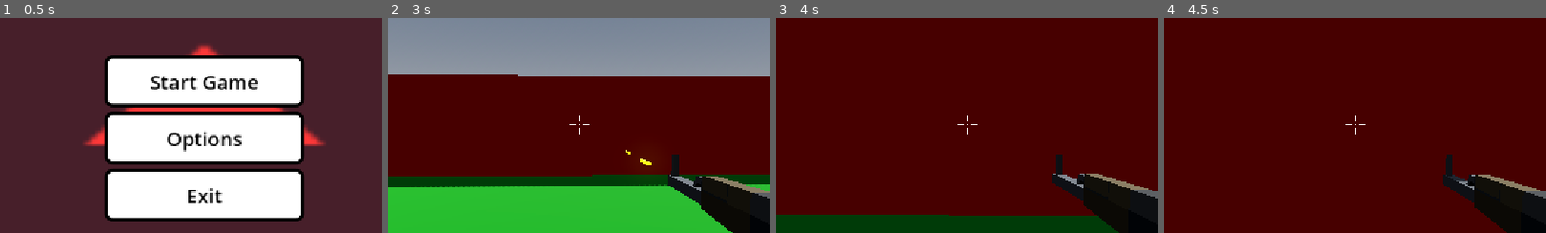
Above: before the commit, frames 1-4 (left to right).
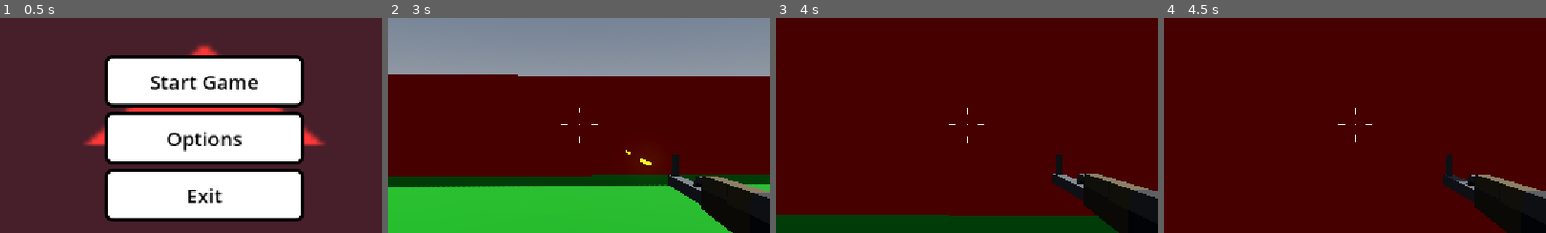
Above: after the commit, the same moments.

Repository: LaMemes10/dreamGame
Game: Godot game, scene res://scenes/mainMenu.tscn
Same seed, same stepped clock (60 frames per second), same inputs: the game is played once before the commit and once after it. The engine's default icon, where the game draws it, is replaced by a stand-in: a white triangle on a blue panel in a dark square.
Inputs (mouse positions are % of the whole screen's width and height, from its top left):
- Up to frame 1 (0.5 s): no input
- Up to frame 2 (3 s): click "Start Game" at 0.5 s; tap Enter (ui_accept) at 1.25, 1.52, 2.27 s; move the mouse to (55, 50) at 1.27 s; press the mouse at (55, 50) at 1.28 s; hold W (forward) from 1.28 s (still down); move the mouse to (45, 50) at 2.02 s; release the mouse at (45, 50) at 2.03 s; tap Shift (sprint) at 2.1 s; move the mouse to (52, 48) at 2.77 s; press the mouse at (52, 48) at 2.78 s
- Up to frame 3 (4 s): keep holding W (forward); move the mouse to (49, 52) at 3.52 s; release the mouse at (49, 52) at 3.53 s; tap Shift (sprint) at 3.6 s; tap Enter (ui_accept) at 3.77 s
- Up to frame 4 (4.5 s): keep holding W (forward); move the mouse to (57, 51) at 4.27 s; press the mouse at (57, 51) at 4.28 s
The pictures show only the part of the screen within x 23-73%, y 22-72%; the shares and areas given below are measured in that part.

Frame 1 is identical in both runs. In frame 2, less than 0.1% of the frame differs, in the area x 45-55%, y 41-59%; in frame 3, less than 0.1%; in frame 4, less than 0.1%, in the area x 45-55%, y 41-58%.

Commit message:
Added debug menu and updated dynamic crosshair

Diff:
--- a/Player/player.gd
+++ b/Player/player.gd
@@ -49,6 +49,11 @@
 
 
 func _physics_process(delta: float) -> void:
+
+	#Show properties on debug panel from player.
+	Global.debug.add_property("MovementSpeed", speed, 2)
+	Global.debug.add_property("MouseRotationX", camera.rotation.x, 3); Global.debug.add_property("MouseRotationY", head.rotation.y, 4)
+
 	# Add the gravity.
 	if not is_on_floor():
 		velocity += get_gravity() * delta
--- a/Player/player.tscn
+++ b/Player/player.tscn
@@ -2,7 +2,9 @@
 
 [ext_resource type="Script" uid="uid://dt8xu3rsljrjk" path="res://Player/player.gd" id="1_cyojo"]
 [ext_resource type="PackedScene" uid="uid://yn7n6l62veqs" path="res://scenes/ak47.tscn" id="2_4ntmi"]
-[ext_resource type="Script" uid="uid://b3ny67g5ary4l" path="res://Player/reticle.gd" id="3_btcbx"]
+[ext_resource type="Script" uid="uid://b3ny67g5ary4l" path="res://scripts/reticle.gd" id="3_btcbx"]
+[ext_resource type="Theme" uid="uid://ctr008efhm4vp" path="res://themes/debug.tres" id="4_k53q1"]
+[ext_resource type="Script" uid="uid://e12lpvg34srd" path="res://scripts/debug.gd" id="5_fhl08"]
 
 [sub_resource type="CapsuleMesh" id="CapsuleMesh_q1lh8"]
 height = 2.2739258
@@ -52,7 +54,7 @@
 [node name="Wep_AK47" parent="Head/Camera3D" unique_id=686137945 instance=ExtResource("2_4ntmi")]
 transform = Transform3D(0.5, 0, 0, 0, 0.5, 0, 0, 0, 0.5, 0.45940602, -0.39218533, -0.47334754)
 
-[node name="Control" type="Control" parent="." unique_id=228681162]
+[node name="userInterface" type="Control" parent="." unique_id=228681162]
 layout_mode = 3
 anchors_preset = 15
 anchor_right = 1.0
@@ -61,7 +63,7 @@
 grow_vertical = 2
 mouse_filter = 1
 
-[node name="ProgressBar" type="ProgressBar" parent="Control" unique_id=2130661078]
+[node name="ProgressBar" type="ProgressBar" parent="userInterface" unique_id=2130661078]
 layout_mode = 1
 anchors_preset = 2
 anchor_top = 1.0
@@ -78,7 +80,7 @@
 step = 1.0
 value = 100.0
 
-[node name="reticle" type="CenterContainer" parent="Control" unique_id=316907651]
+[node name="reticle" type="CenterContainer" parent="userInterface" unique_id=316907651 node_paths=PackedStringArray("RETICLE_LINES", "PLAYER_CONTROLLER")]
 layout_mode = 1
 anchors_preset = 8
 anchor_left = 0.5
@@ -92,19 +94,38 @@
 grow_horizontal = 2
 grow_vertical = 2
 script = ExtResource("3_btcbx")
+RETICLE_LINES = [NodePath("top"), NodePath("left"), NodePath("bottom"), NodePath("right")]
+PLAYER_CONTROLLER = NodePath("../..")
 
-[node name="top" type="Line2D" parent="Control/reticle" unique_id=1941604205]
+[node name="top" type="Line2D" parent="userInterface/reticle" unique_id=1941604205]
 points = PackedVector2Array(0, -5, 0, -15)
 width = 2.0
 
-[node name="left" type="Line2D" parent="Control/reticle" unique_id=1486799350]
+[node name="left" type="Line2D" parent="userInterface/reticle" unique_id=1486799350]
 points = PackedVector2Array(-5, 0, -15, 0)
 width = 2.0
 
-[node name="bottom" type="Line2D" parent="Control/reticle" unique_id=1503389855]
+[node name="bottom" type="Line2D" parent="userInterface/reticle" unique_id=1503389855]
 points = PackedVector2Array(0, 5, 0, 15)
 width = 2.0
 
-[node name="right" type="Line2D" parent="Control/reticle" unique_id=2052786079]
+[node name="right" type="Line2D" parent="userInterface/reticle" unique_id=2052786079]
 points = PackedVector2Array(5, 0, 15, 0)
 width = 2.0
+
+[node name="debugPanel" type="PanelContainer" parent="userInterface" unique_id=580637842]
+custom_minimum_size = Vector2(200, 0)
+layout_mode = 0
+offset_left = 10.0
+offset_top = 10.0
+offset_right = 210.0
+offset_bottom = 50.0
+theme = ExtResource("4_k53q1")
+script = ExtResource("5_fhl08")
+
+[node name="MarginContainer" type="MarginContainer" parent="userInterface/debugPanel" unique_id=446073629]
+layout_mode = 2
+
+[node name="VBoxContainer" type="VBoxContainer" parent="userInterface/debugPanel/MarginContainer" unique_id=143662269]
+unique_name_in_owner = true
+layout_mode = 2
--- a/Player/reticle.gd
+++ /dev/null
@@ -1,10 +0,0 @@
-extends CenterContainer
-
-@export var DOT_RADIUS : float = 1.0
-@export var DOT_COLOR : Color = Color.WHITE
-
-func _ready():
-	queue_redraw()
-
-func _draw():
-	draw_circle(Vector2(0, 0), DOT_RADIUS, DOT_COLOR)
--- a/project.godot
+++ b/project.godot
@@ -15,10 +15,15 @@
 config/features=PackedStringArray("4.7", "Forward Plus")
 config/icon="res://icon.svg"
 
+[autoload]
+
+Global="*uid://cuxlugfess7df"
+
 [display]
 
 window/stretch/mode="canvas_items"
 window/stretch/aspect="expand"
+window/vsync/vsync_mode=0
 
 [input]
 
@@ -76,6 +81,11 @@
 "events": [Object(InputEventMouseButton,"resource_local_to_scene":false,"resource_name":"","device":-1,"window_id":0,"a …(258 unchanged characters)…
 ]
 }
+debug={
+"deadzone": 0.2,
+"events": [Object(InputEventKey,"resource_local_to_scene":false,"resource_name":"","device":-1,"window_id":0,"alt_pressed":false,"shift_pressed":false,"ctrl_pressed":false,"meta_pressed":false,"pressed":false,"keycode":0,"physical_keycode":96,"key_label":0,"unicode":96,"location":0,"echo":false,"script":null)
+]
+}
 
 [physics]
 
--- /dev/null
+++ b/scripts/debug.gd
@@ -0,0 +1,36 @@
+extends PanelContainer
+
+@onready var property_container = %VBoxContainer
+
+var frames_per_second : String
+
+# Called when the node enters the scene tree for the first time.
+func _ready():
+	#Set global reference to self in Global Singleton.
+	Global.debug = self
+	visible = false
+
+func _input(event):
+	#Toggle debug menu.
+	if event.is_action_pressed("debug"):
+		visible = !visible
+
+# Called every frame. 'delta' is the elapsed time since the previous frame.
+func _process(delta: float) -> void:
+	if visible:
+		#Use delta time to get approximately frames per second and round to two decimal places. !DisableVSync uf fps is stuck at 60!
+		frames_per_second = "%.2f" % (1.0/delta) #Gets frames per second every frame.
+		add_property("FPS", frames_per_second, 1)
+
+func add_property(title : String, value, order):
+	var target
+	target = property_container.find_child(title, true, false) #Try to find Label node with same name.
+	if !target: #If there is no current Label node for property (i.e. initial load).
+		target = Label.new() #Create new label node.
+		property_container.add_child(target) #Add new node as child to VBox container.
+		target.name = title #Set name to title.
+		target.text = target.name + ": " + str(value) #Set text value.
+
+	elif visible:
+		target.text = title + ": " + str(value) #Update text value.
+		property_container.move_child(target, order) #Reorder property based on given order value
--- /dev/null
+++ b/scripts/global.gd
@@ -0,0 +1,4 @@
+extends Node
+
+#References to the DebugPanel for debug property assignment.
+var debug
--- /dev/null
+++ b/scripts/reticle.gd
@@ -0,0 +1,35 @@
+extends CenterContainer
+
+@export var RETICLE_LINES : Array[Line2D]
+@export var PLAYER_CONTROLLER : CharacterBody3D
+@export var RETICLE_SPEED : float = 0.25
+@export var RETICLE_DISTANCE : float = 2.0
+@export var DOT_RADIUS : float = 1.0
+@export var DOT_COLOR : Color = Color.WHITE
+
+func _ready():
+	queue_redraw()
+
+func _process(delta):
+	adjust_redicle_lines()
+
+func _draw():
+	draw_circle(Vector2(0, 0), DOT_RADIUS, DOT_COLOR)
+
+func adjust_redicle_lines():
+	var vel = PLAYER_CONTROLLER.get_real_velocity()
+	var origin = Vector3(0, 0, 0)
+	var pos = Vector2(0, 0)
+	var speed = origin.distance_to(vel)
+
+#Adjust reticle line position.
+	var offsets := [
+	Vector2(0, -1),  # Top
+	Vector2(-1, 0),  # Left
+	Vector2(0, 1),   # Bottom
+	Vector2(1, 0)    # Right
+]
+
+	for i in RETICLE_LINES.size():
+		var target = pos + offsets[i] * speed * RETICLE_DISTANCE
+		RETICLE_LINES[i].position = lerp(RETICLE_LINES[i].position, target, RETICLE_SPEED)
--- /dev/null
+++ b/themes/debug.tres
@@ -0,0 +1,10 @@
+[gd_resource type="Theme" format=3 uid="uid://ctr008efhm4vp"]
+
+[ext_resource type="StyleBox" uid="uid://c5lihr63es37c" path="res://themes/debug_panel.tres" id="1_fgj1c"]
+
+[resource]
+MarginContainer/constants/margin_bottom = 10
+MarginContainer/constants/margin_left = 10
+MarginContainer/constants/margin_right = 10
+MarginContainer/constants/margin_top = 10
+PanelContainer/styles/panel = ExtResource("1_fgj1c")
--- /dev/null
+++ b/themes/debug_panel.tres
@@ -0,0 +1,13 @@
+[gd_resource type="StyleBoxFlat" format=3 uid="uid://c5lihr63es37c"]
+
+[resource]
+bg_color = Color(0, 0, 0, 0.47843137)
+border_width_left = 2
+border_width_top = 2
+border_width_right = 2
+border_width_bottom = 2
+border_color = Color(1, 1, 1, 0.22352941)
+corner_radius_top_left = 5
+corner_radius_top_right = 5
+corner_radius_bottom_right = 5
+corner_radius_bottom_left = 5
Not shown, added: scripts/debug.gd.uid
Not shown, added: scripts/global.gd.uid
Renamed: Player/reticle.gd.uid -> scripts/reticle.gd.uid
